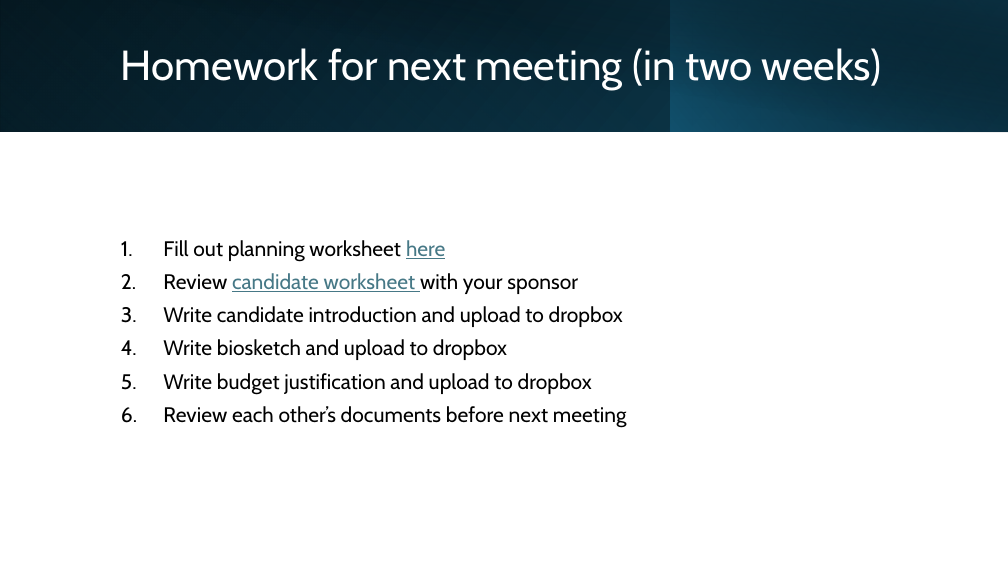
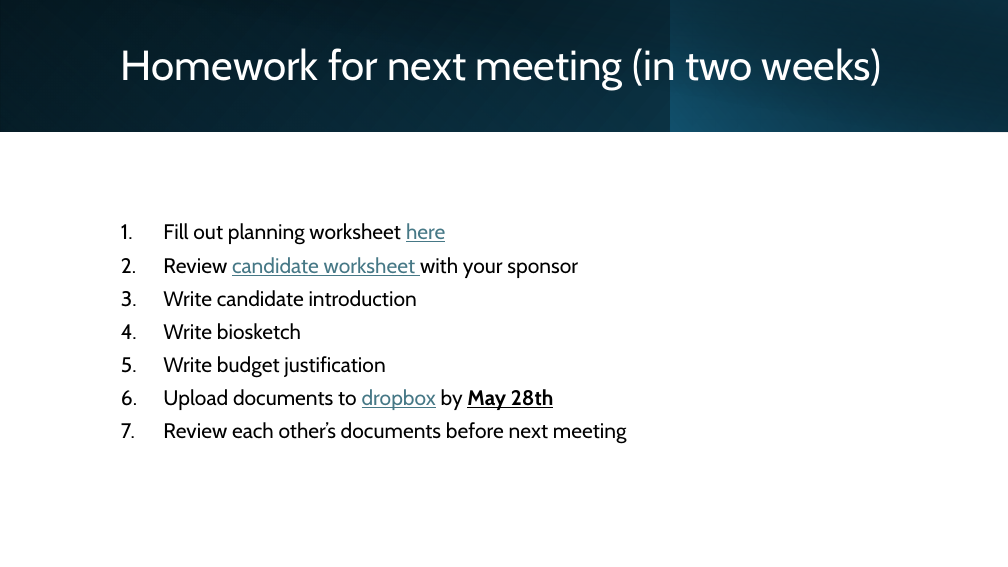
Before and after one commit to BridgesLab/FellowshipWorkshopDocuments, a slide deck: slide 17 of Documents/Slides/Orientation.pptx (slide 15 before the commit). Drawn at 1008x567 pixels with LibreOffice and Linux fonts; fonts in the diff are those of the drawing. Boxes give left, top, right and bottom in pixels: in the first picture for what was removed or moved away, otherwise in the second. Text is boxed around its words. In the diff, an @@ line names an element or a change of style, - is before the commit and + after.

```diff
--- a/Documents/Slides/Orientation.pptx
+++ b/Documents/Slides/Orientation.pptx
@@ text at [163, 290, 554, 410]: text changed @@
-3. Write candidate introduction and upload to dropbox
-4. Write biosketch and upload to dropbox
-5. Write budget justification and upload to dropbox
+3. Write candidate introduction
+4. Write biosketch
+5. Write budget justification
+6. Upload documents to dropbox by May 28th
```
Also in this commit, not shown: 4 other slides changed, 4 slides added, 1 slide removed.
